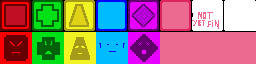
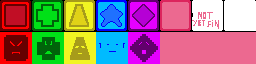
Comparing the layer stacks of the two 256x64 images. Changes:
painted on "Arrière-plan" over [100, 4, 123, 27]
